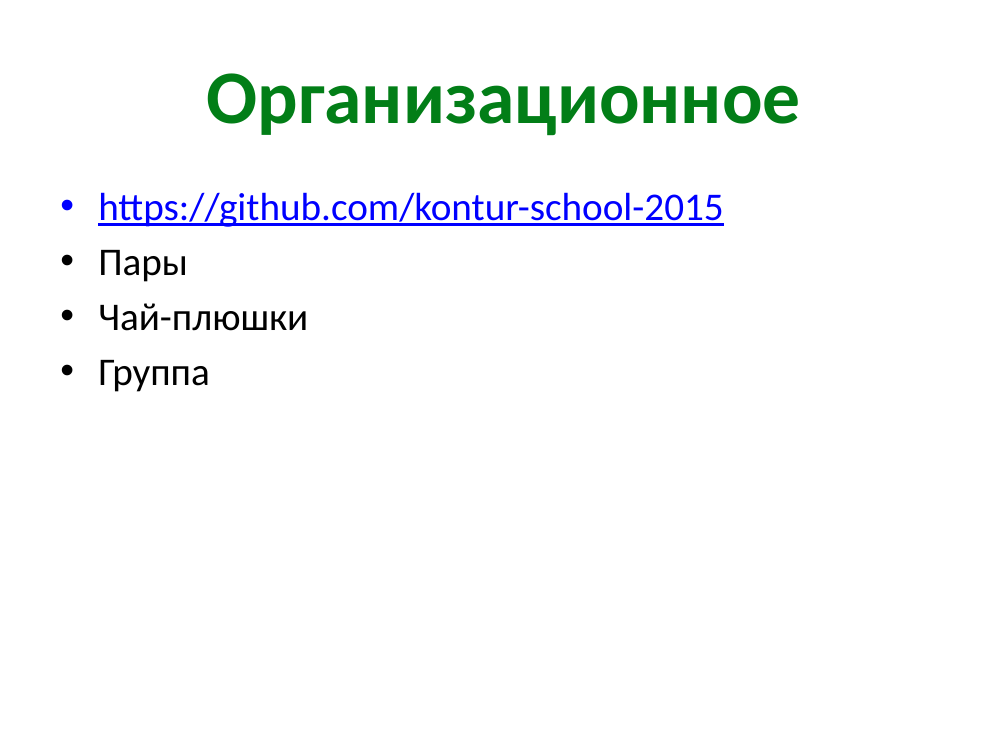
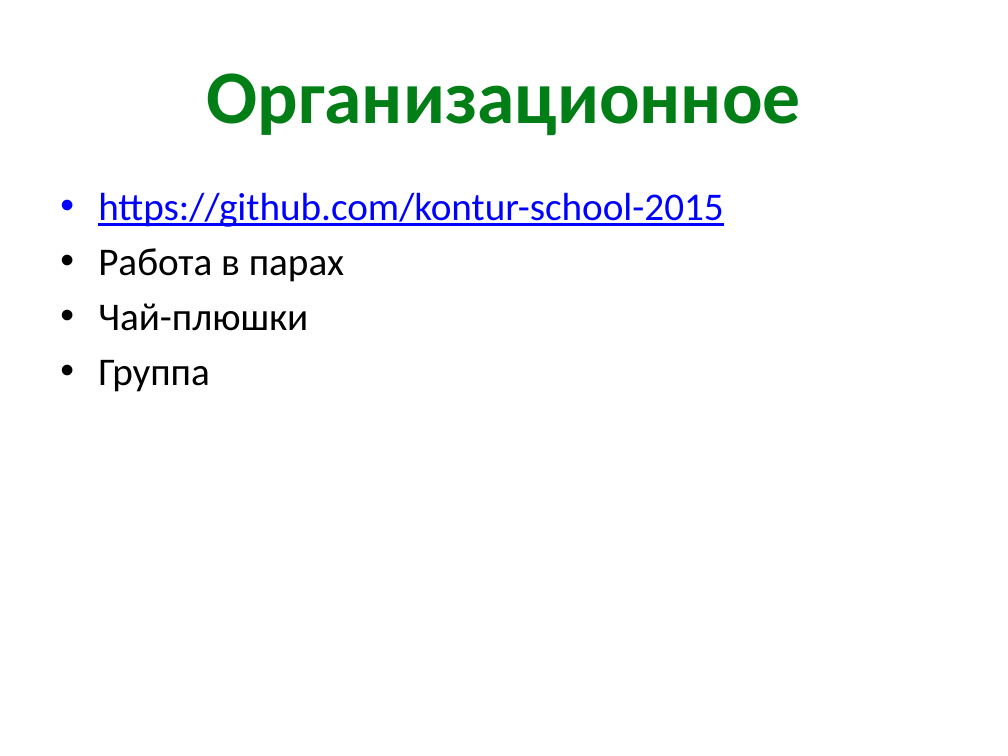
Before and after one commit to kontur-school-2015/01-quality, a slide deck: slide 2 of slides/quality-slides.pptx. Drawn at 1008x756 pixels with LibreOffice and Linux fonts; fonts in the diff are those of the drawing. Boxes give left, top, right and bottom in pixels: in the first picture for what was removed or moved away, otherwise in the second. Text is boxed around its words. In the diff, an @@ line names an element or a change of style, - is before the commit and + after.

```diff
--- a/slides/quality-slides.pptx
+++ b/slides/quality-slides.pptx
@@ text at (98, 248, 344, 282): text changed @@
-• Пары
+• Работа в парах
```
Also in this commit, not shown: 1 other slide changed, 1 other file.
